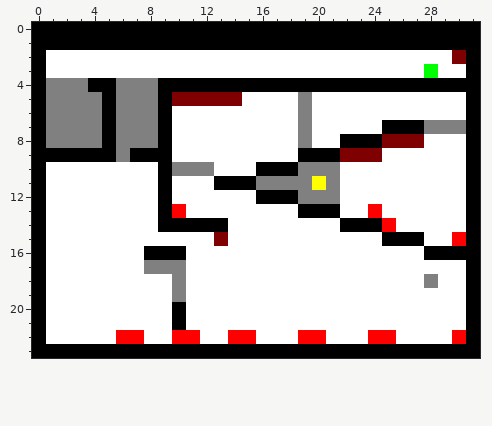
File history of a pixel-art sprite, levels/level4.png. Above is the file before it was changed.
The file is 32x24 pixels.
After:
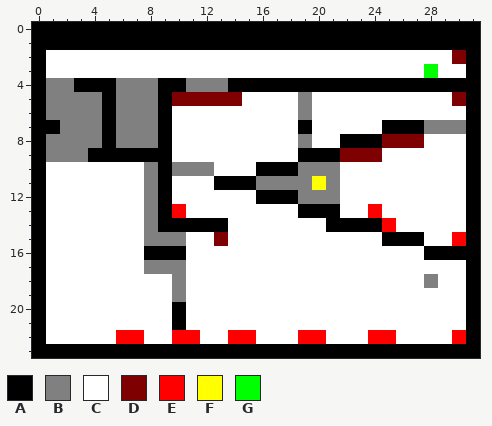
Palette (. is transparent): A #000000  B #808080  C #ffffff  D #7f0000  E #ff0000  F #ffff00  G #00ff00
The exact change:
y 4: x 3 B -> A; x 11..13 AAA -> BBB
y 5: x 30 C -> D
y 7: x 1 B -> A; x 19 B -> A
y 9: x 1..3 AAA -> BBB; x 6 B -> A
y 10..13: x 8 C -> B
y 14: x 8 C -> B; x 21 C -> A
y 15: x 8..10 CCC -> BBB
Pixel boxes of the changes (left, top, right, bottom) in both pictures:
changed: (46, 78, 186, 246)
changed: (186, 78, 228, 92)
changed: (452, 92, 466, 106)
changed: (298, 120, 312, 134)
changed: (326, 218, 340, 232)
